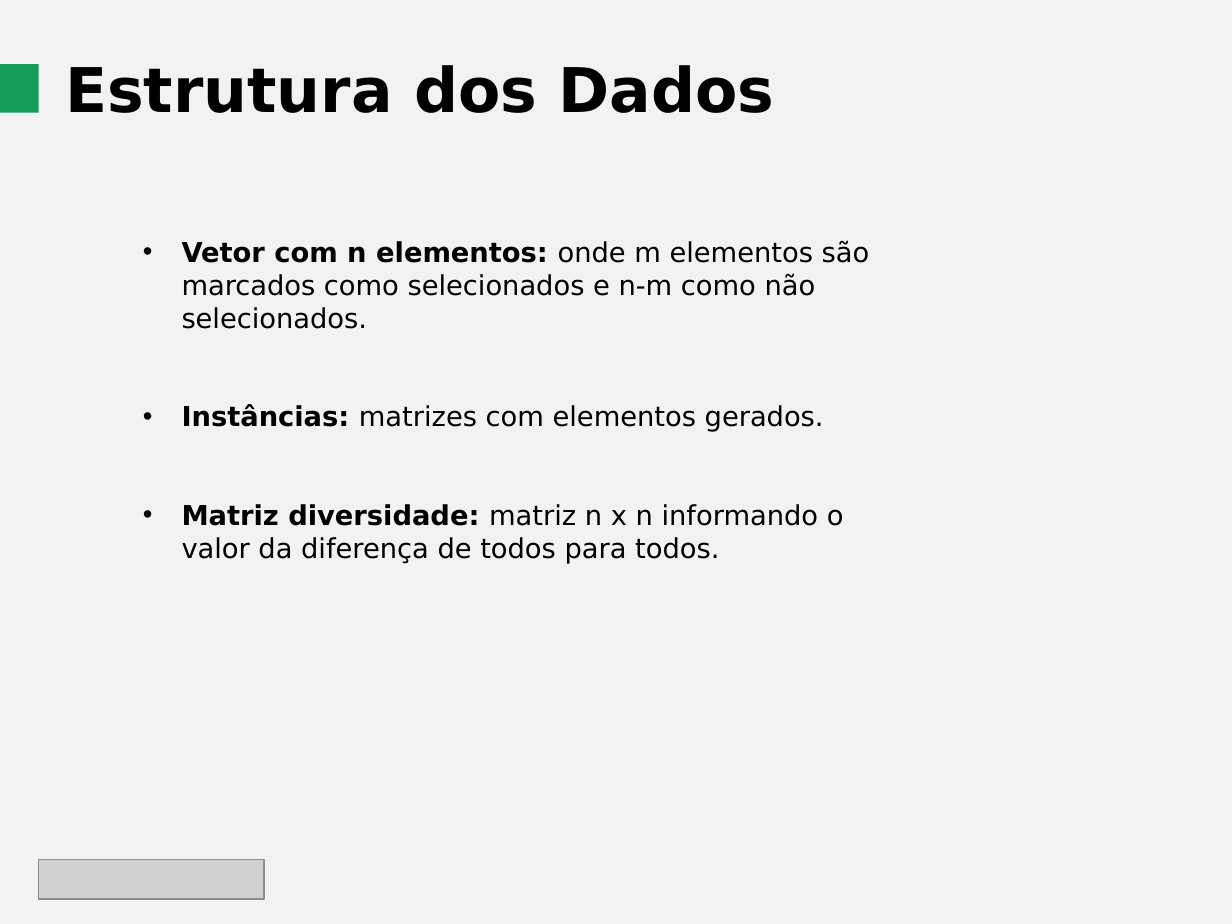
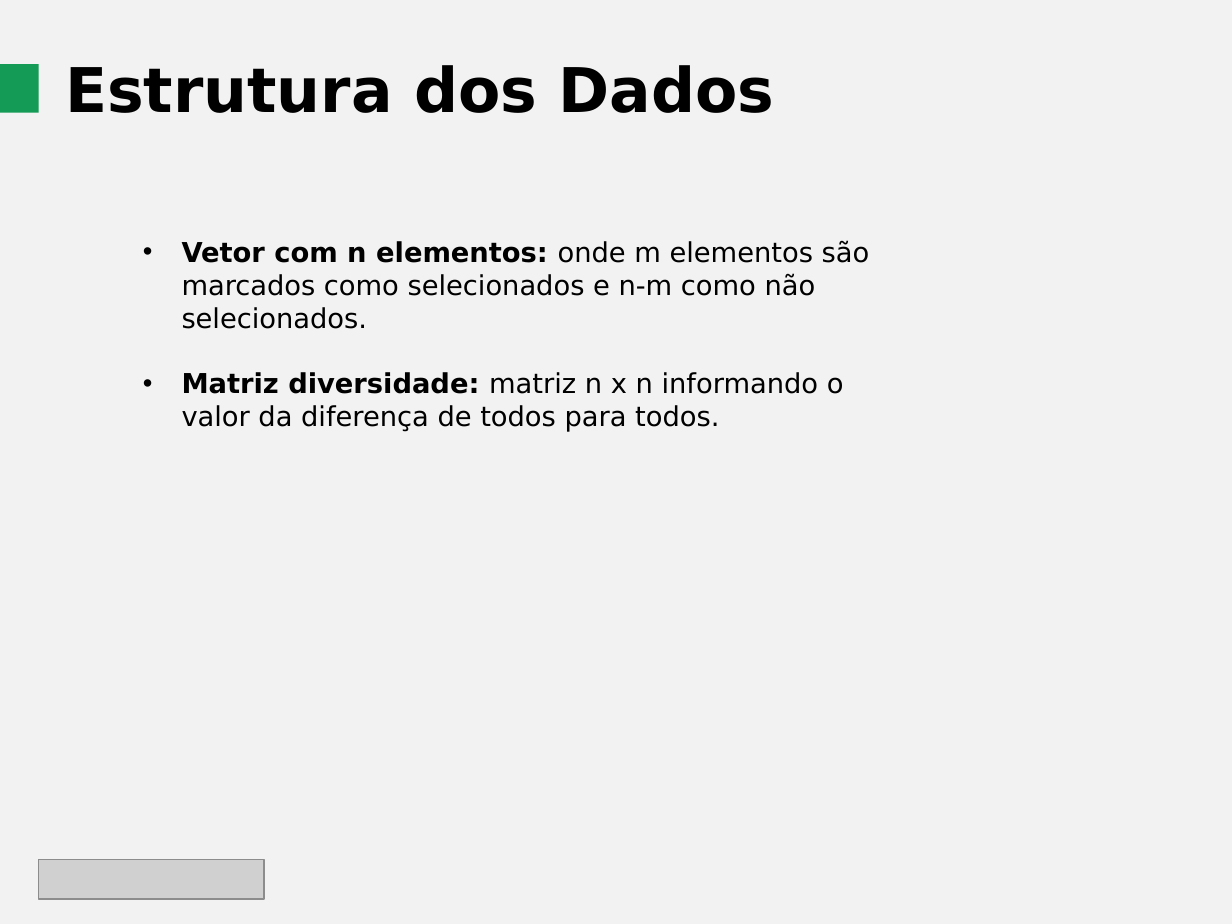
Before and after one commit to vensller/Maximum-Diversity-Problem, a slide deck: slide 3 of Guia e Tarefas/Apresentação Primeira Entrega.pptx (slide 7 before the commit). Drawn at 1232x924 pixels with LibreOffice and Linux fonts; fonts in the diff are those of the drawing; grey boxes stand for pictures. Boxes give left, top, right and bottom in pixels: in the first picture for what was removed or moved away, otherwise in the second. Text is boxed around its words. In the diff, an @@ line names an element or a change of style, - is before the commit and + after.

```diff
--- a/Guia e Tarefas/Apresentação Primeira Entrega.pptx
+++ b/Guia e Tarefas/Apresentação Primeira Entrega.pptx
@@ text at <box>182,404,824,432</box>: paragraph removed @@
-• Instâncias: matrizes com elementos gerados.
```
Also in this commit, not shown: 1 other slide changed, 2 slides added.
